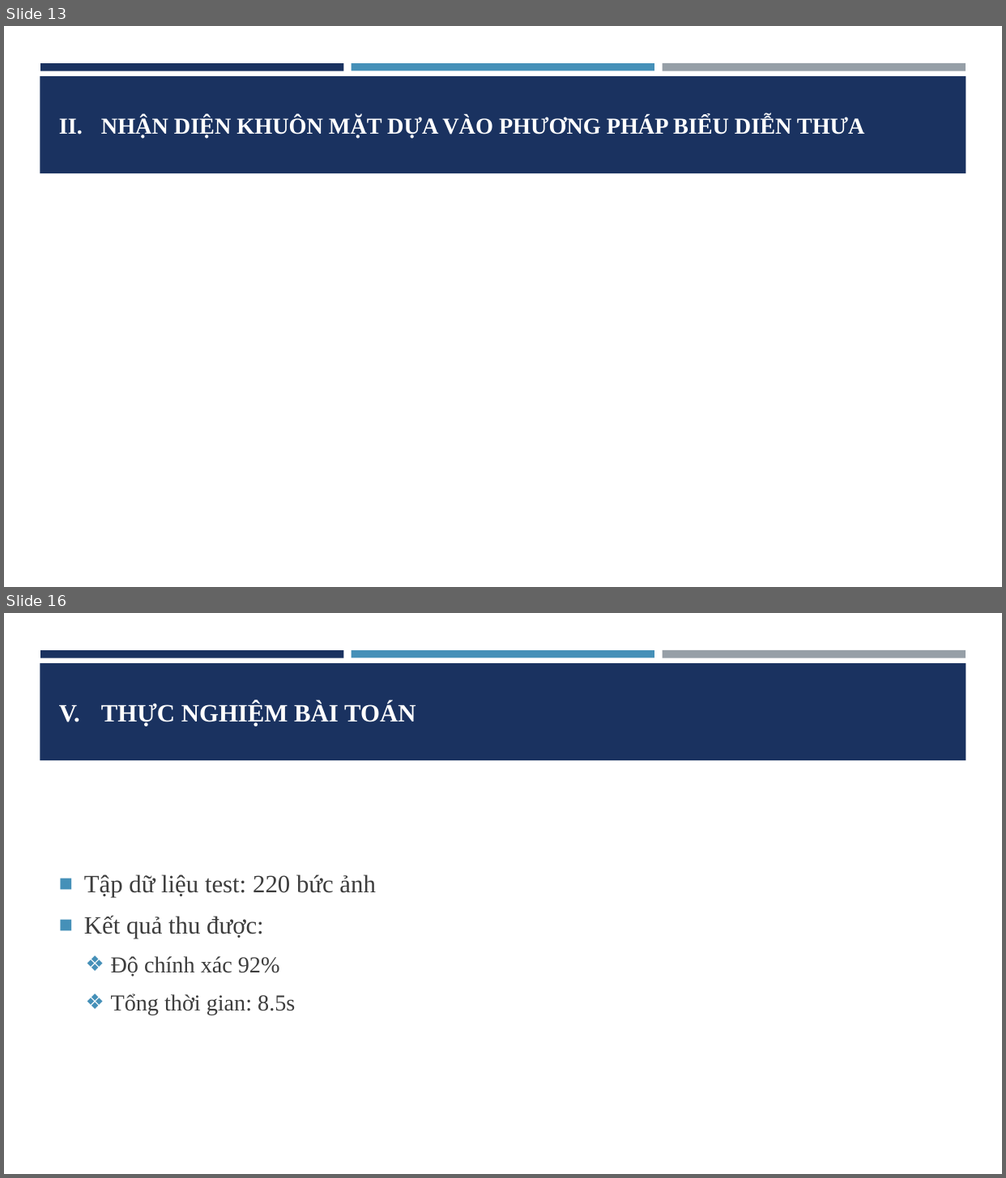
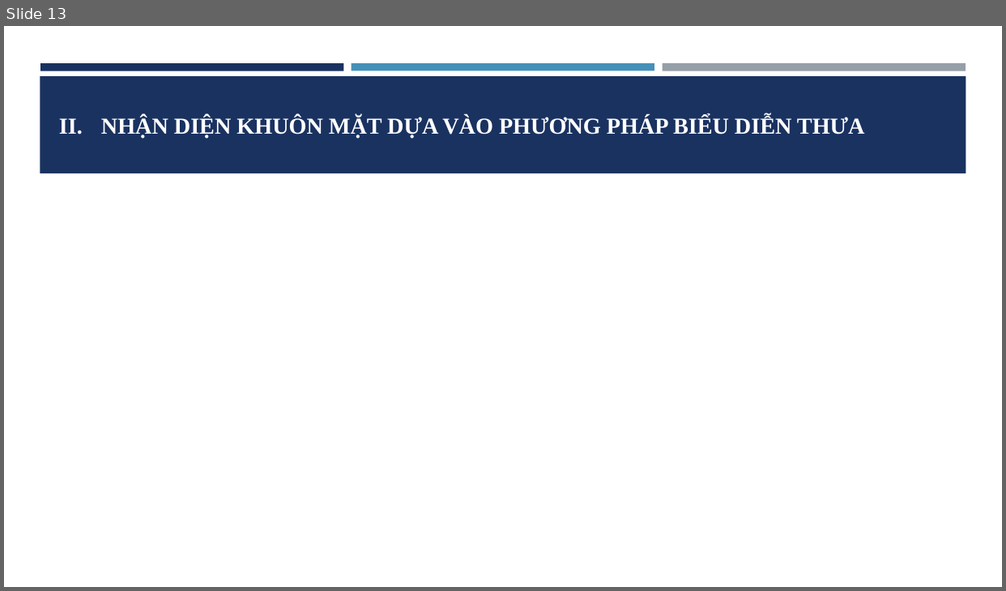
Before and after one commit to khactoan/Face-recognition-tool, a slide deck: Documents/Sparse representation-DangKhacToan.pptx. Shown one above the other, each under a label of ours: slides 13 and 16 before the commit, slide 13 after it; the slides between them are not shown. The pictures are 1006x1178 and 1006x591 pixels, drawn with LibreOffice and Linux fonts; fonts in the diff are those of the drawing; grey boxes stand for pictures. Boxes give left, top, right and bottom in pixels: in the first picture for what was removed or moved away, otherwise in the second. Text is boxed around its words. In the diff, an @@ line names an element or a change of style, - is before the commit and + after.

```diff
--- a/Documents/Sparse representation-DangKhacToan.pptx
+++ b/Documents/Sparse representation-DangKhacToan.pptx
@@ slide 16 removed at box(4, 613, 1002, 1174), background #FFFFFF; not listed: 4 template elements that a slide beside it also shows @@
@@ title removed at box(101, 702, 415, 726) @@
-V. THỰC NGHIỆM BÀI TOÁN
@@ text removed at box(84, 875, 375, 1015) @@
-■ Tập dữ liệu test: 220 bức ảnh
-■ Kết quả thu được:
-  ❖ Độ chính xác 92%
-  ❖ Tổng thời gian: 8.5s
```
Also in this commit, not shown: 3 slides changed, 6 slides added.
